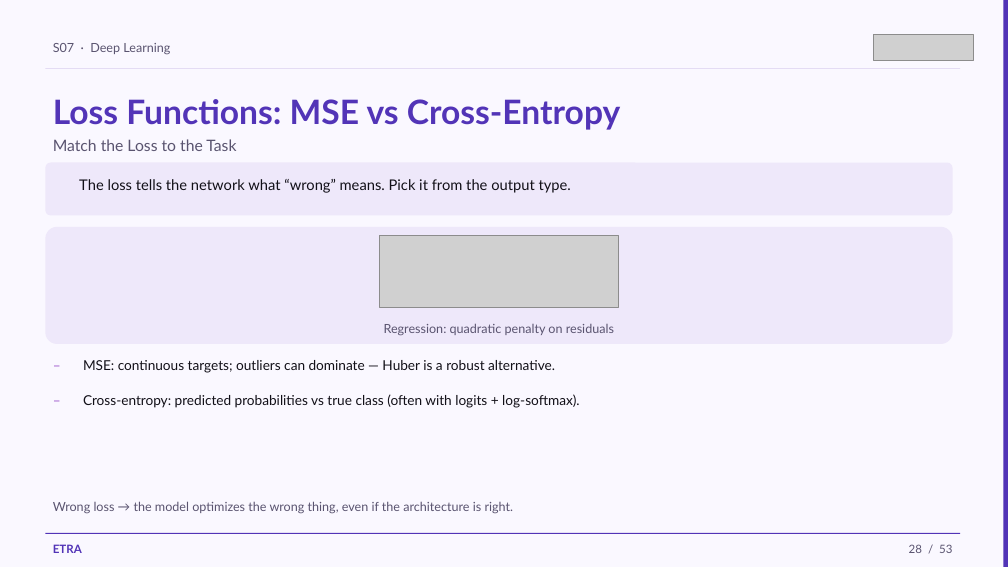
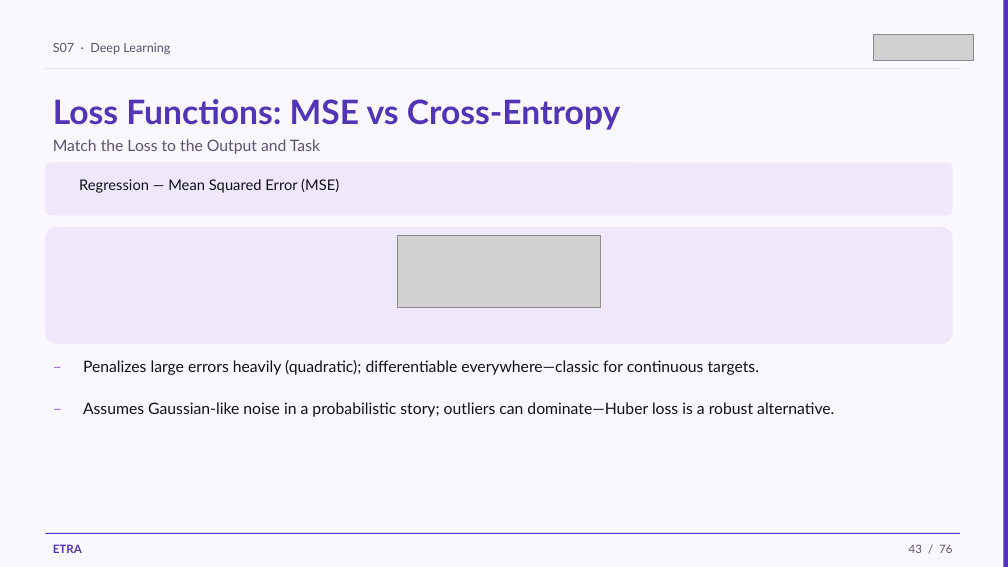
Before and after one commit to iksasa15/AI-ML, a slide deck: slide 43 of web-presentation/pdf-exports/Week2-Session1-Deep-Learning.pptx (slide 28 before the commit). Drawn at 1008x567 pixels with LibreOffice and Linux fonts; fonts in the diff are those of the drawing; grey boxes stand for pictures. Boxes give left, top, right and bottom in pixels: in the first picture for what was removed or moved away, otherwise in the second. Text is boxed around its words. In the diff, an @@ line names an element or a change of style, - is before the commit and + after.

```diff
--- a/web-presentation/pdf-exports/Week2-Session1-Deep-Learning.pptx
+++ b/web-presentation/pdf-exports/Week2-Session1-Deep-Learning.pptx
@@ text at [53,139,320,154]: text changed @@
-Match the Loss to the Task
+Match the Loss to the Output and Task
@@ text at [79,179,339,193]: text changed @@
-The loss tells the network what “wrong” means. Pick it from the output type.
+Regression — Mean Squared Error (MSE)
@@ picture: place and size @@
-picture at [380,236,619,308]
+picture at [397,236,601,308]
@@ text removed at [384,324,614,335] @@
-Regression: quadratic penalty on residuals
@@ text "–" at [45,353,72,385]: size 13 to 15 pt @@
@@ text added at [83,360,759,375], 15 pt, text #121018 @@
+Penalizes large errors heavily (quadratic); differentiable everywhere—classic for continuous targets.
@@ text "–" at [45,395,72,427]: size 13 to 15 pt @@
@@ text "–": place and size @@
-text "–" at [45,388,72,420]
+text "–" at [45,395,72,427]
@@ text at [83,402,834,417]: text changed; size 13 to 15 pt @@
-MSE: continuous targets; outliers can dominate — Huber is a robust alternative.
+Assumes Gaussian-like noise in a probabilistic story; outliers can dominate—Huber loss is a robust alternative.
@@ text removed at [83,394,579,408] @@
-Cross-entropy: predicted probabilities vs true class (often with logits + log-softmax).
@@ text removed at [53,501,514,514] @@
-Wrong loss → the model optimizes the wrong thing, even if the architecture is right.
@@ text at [909,544,952,553]: text changed @@
-28 / 53
+43 / 76
```
Also in this commit, not shown: 48 other slides changed, 26 slides added, 3 slides removed, 11 other files.
